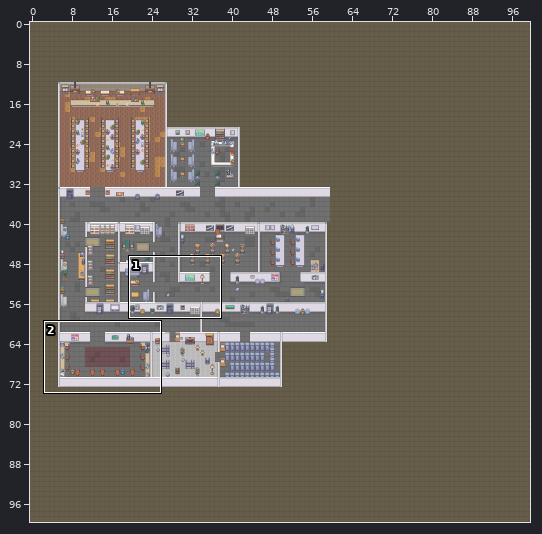
Level history. Tiled map: assets/map/default.tmx. Above, an overview of the earlier version with the close-up marked.
Close-up. Old version:
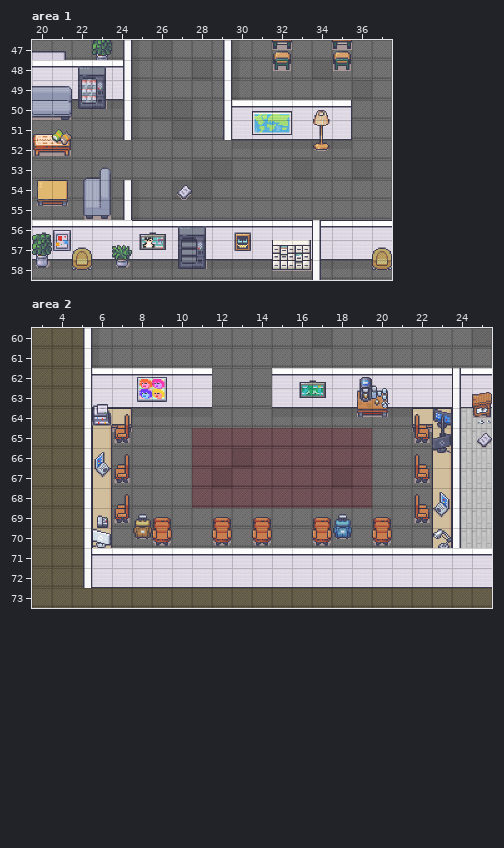
Cells are 32x32 px. Shown: area 1 x 20..37, y 47..58; area 2 x 3..25, y 60..73. The commit also changed other parts of the map, which this record leaves out.
After:
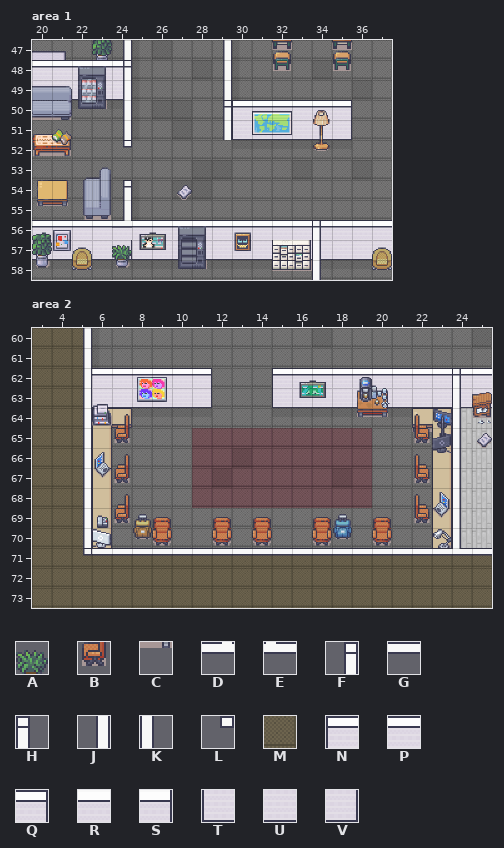
Key: from "limezu-modern-office": A 166, B 180, C 711; from "limezu-office-walls": D 1, E 2, F 23, G 24, H 25, J 39, K 41, L 55, M 143, N 176, P 177, Q 178, R 184, S 185, T 192, U 193, V 194.
_ is an empty cell, # one hidden under a higher layer, . an unchanged one.
Difference:
--- layer "Background/Walls (Bottom)", area 1
@@ x 24..30 @@
-50 ....._.
-51 ......U
-52 _......
+50 .....F.
+51 ......T
+52 L......
@@ x 24..24 @@
-54 J
+54 F
@@ x 24..24 @@
-57 U
+57 V
--- layer "Background/Furniture (Bottom)", area 1
@@ x 24..24 @@
-57 _
+57 A
--- layer "Foreground/Walls (Top)", area 1
@@ x 20..24 @@
-48 RRRRR
+48 PPPPQ
@@ x 29..35 @@
-50 JRRRRRS
+50 _NPPPPQ
@@ x 20..24 @@
-56 RRRRR
+56 PPPPP
--- layer "Foreground/Furniture (Top)", area 1
@@ x 24..24 @@
-48 J
+48 F
@@ x 24..34 @@
-56 _.........K
-57 A..........
+56 D.........H
+57 _..........
--- layer "Background/Floor", area 2
@@ x 6..25 @@
-71 ####################
-72 ####################
+71 MMMMMMMMMMMMMMMMMMMM
+72 MMMMMMMMMMMMMMMMMMMM
--- layer "Background/Walls (Bottom)", area 2
@@ x 11..15 @@
-63 U...U
+63 V...T
@@ x 5..25 @@
-71 _....................
-72 .UUUUUUUUUUUUUUUUUUUU
+71 L....................
+72 .____________________
--- layer "Background/Furniture (Bottom)", area 2
@@ x 7..7 @@
-65 C
+65 B
--- layer "Foreground/Walls (Top)", area 2
@@ x 6..25 @@
-62 RRRRRR...RRRRRRRRRRR
+62 PPPPPQ...NPPPPPPPPPP
@@ x 5..25 @@
-71 JRRRRRRRRRRRRRRRRRRRR
-72 J....................
+71 _GGGGGGGGGGGGGGGGGGEG
+72 _....................
--- layer "Foreground/Furniture (Top)", area 2
@@ x 24..24 @@
-62 K
+62 H
@@ x 7..7 @@
-65 B
+65 _
